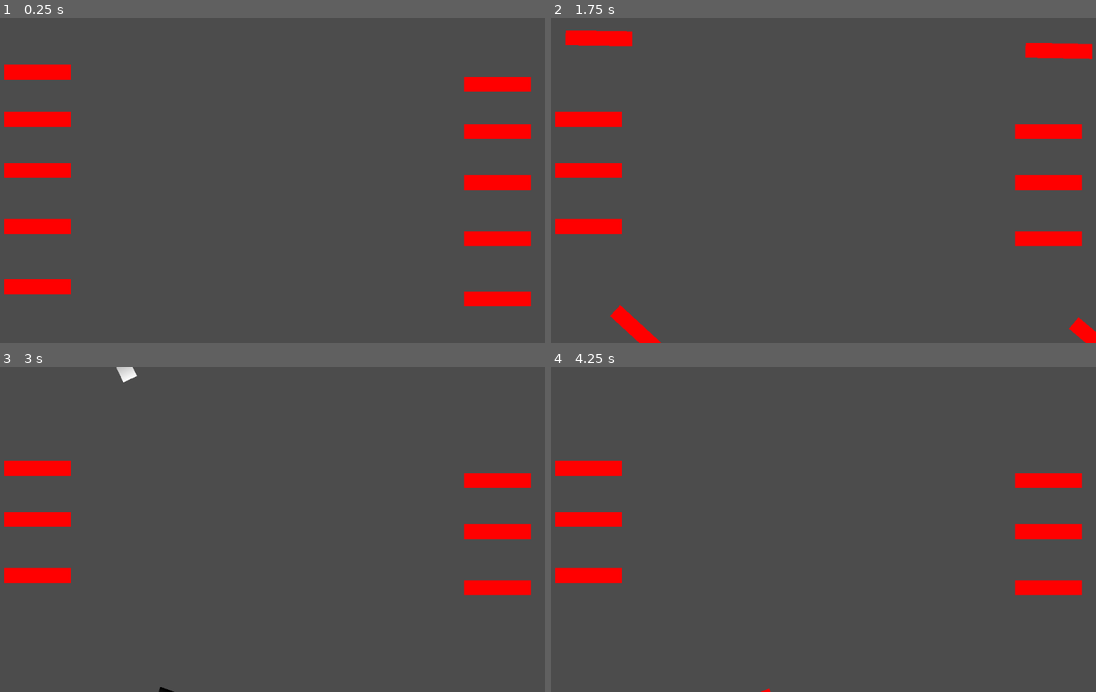
Above: before the commit, frames 1-4 (two rows, left to right).
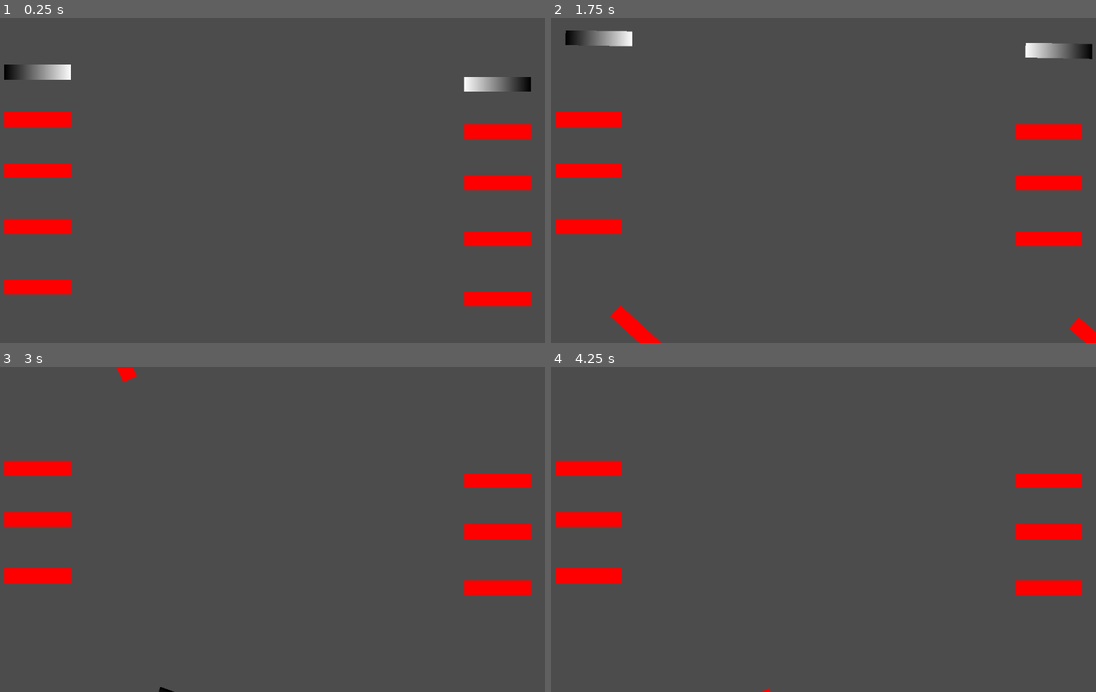
Above: after the commit, the same moments.

Repository: TheCatalyyst/LD41-les_cartes
Game: Godot game, scene res://Game.tscn
Same seed, same stepped clock (60 frames per second), same inputs: the game is played once before the commit and once after it.
Inputs:
- Up to frame 1 (0.25 s): no input
- Up to frame 2 (1.75 s): tap Enter at 0.5 s; hold Up (ui_up) 0.53-1.28 s; tap Space (ui_select) at 0.77, 1.52 s; hold Down (ui_down) from 1.28 s (still down)
- Up to frame 3 (3 s): release Down (ui_down) at 2.03 s; hold Up (ui_up) from 2.03 s (still down)
- Up to frame 4 (4.25 s): tap Space (ui_select) at 3.02, 3.77 s; release Up (ui_up) at 3.53 s; hold Down (ui_down) from 3.53 s (still down)

The runs differ from the first frame. In frame 1, 1.1% of the frame differs, in the area x 0-98%, y 14-23%; in frame 2, 1.2%, in the area x 2-100%, y 3-13%; in frame 3, 0.1%; in frame 4, nothing differs.

Commit message:
ready pour la selection

Diff:
--- a/Game.tscn
+++ b/Game.tscn
@@ -2,7 +2,7 @@
 
 [ext_resource path="res://joueur.tscn" type="PackedScene" id=1]
 
-[node name="Game" type="Node2D" index="0"]
+[node name="Game" type="Node2D"]
 
 [node name="joueur" parent="." index="0" instance=ExtResource( 1 )]
 
--- a/joueur.gd
+++ b/joueur.gd
@@ -10,6 +10,8 @@
 	piocher_carte()
 	piocher_carte()
 	piocher_carte()
+	carte_select = 0
+	$Cartes.get_child(carte_select).get_child(0).retourner_carte()
 
 func _process(delta):
 	if(Input.is_action_just_pressed("ui_down")):
--- a/joueur.tscn
+++ b/joueur.tscn
@@ -9,7 +9,7 @@
 normal = Vector2( 0, -1 )
 d = 0.0
 
-[node name="joueur" type="Node2D"]
+[node name="joueur" type="Node2D" index="0"]
 
 script = ExtResource( 1 )
 carte_select = 0
